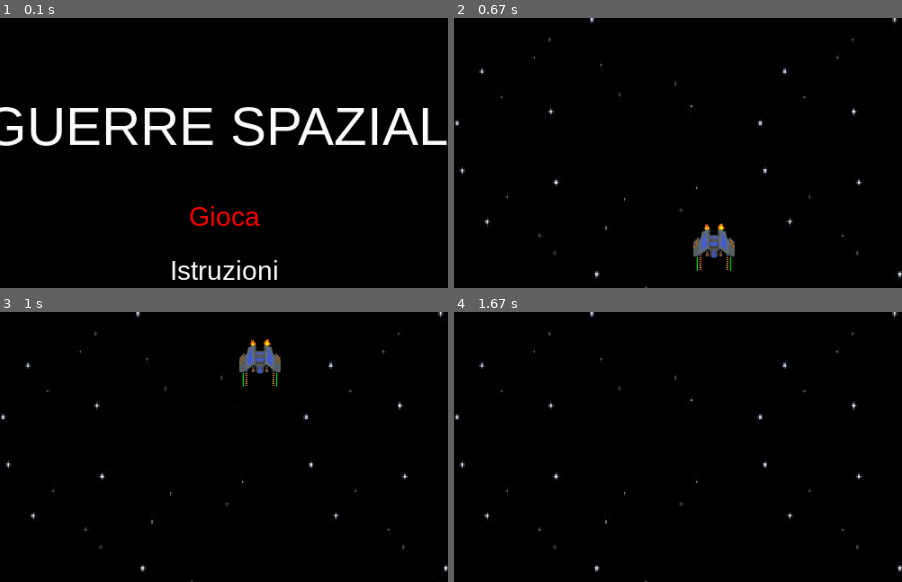
Above: before the commit, frames 1-4 (two rows, left to right).
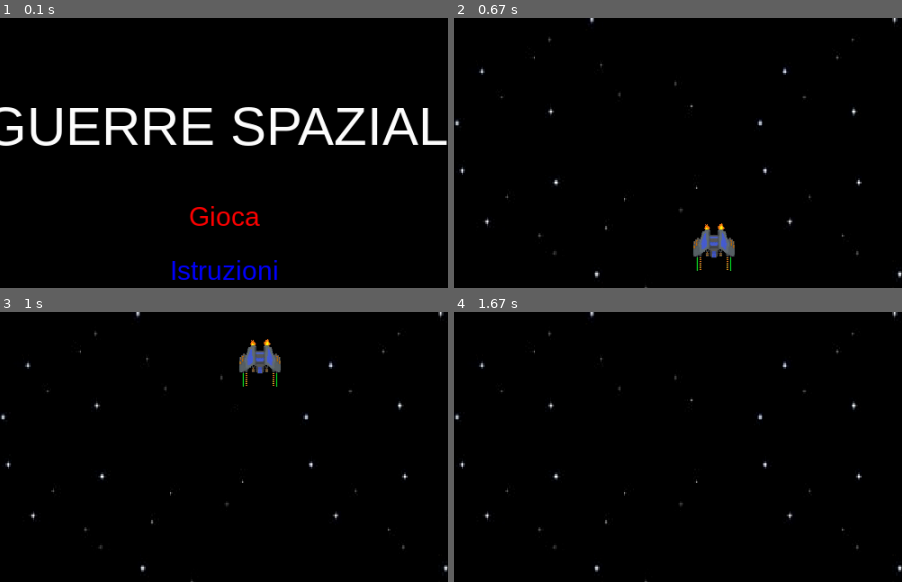
Above: after the commit, the same moments.

Repository: EdoLovascio/ProgettoConsole3AS
Game: pygame game, started from Console3AS/games/Space_Wars/Guerre Spaziali.py
Two runs of this game, one before a commit and one after it. Both use one fixed random seed, a clock stepped at 60 frames per second and the inputs below.
Inputs:
- Up to frame 1 (0.1 s): no input
- Up to frame 2 (0.67 s): tap Enter at 0.33 s
- Up to frame 3 (1 s): hold Up from 0.67 s (still down)
- Up to frame 4 (1.67 s): release Up at 1.13 s; hold Right 1.17-1.63 s
The pictures show only the part of the screen within x 25-75%, y 13-63%; the shares and areas given below are measured in that part.

The runs differ from the first frame. In frame 1, 0.8% of the frame differs, in the area x 38-62%, y 89-98%; in frame 2, nothing differs; in frame 3, nothing differs; in frame 4, nothing differs.

Commit message:
Guerre spaziali : le scritte del menu iniziale
ora le scritte cambiano colore con up e down

Diff:
--- a/Console3AS/games/Space_Wars/Guerre Spaziali.py
+++ b/Console3AS/games/Space_Wars/Guerre Spaziali.py
@@ -102,6 +102,8 @@
 
 # Ciclo while per il menu
 while menu:
+    textRect = font.render('Gioca', True, colorGioca)
+    textRect2 = font.render('Istruzioni', True, colorIstruzioni)
     # Gestiamo gli eventi del gioco
     for event in pygame.event.get():
         # Se viene premuto il pulsante di chiusura della finestra, terminiamo il gioco
